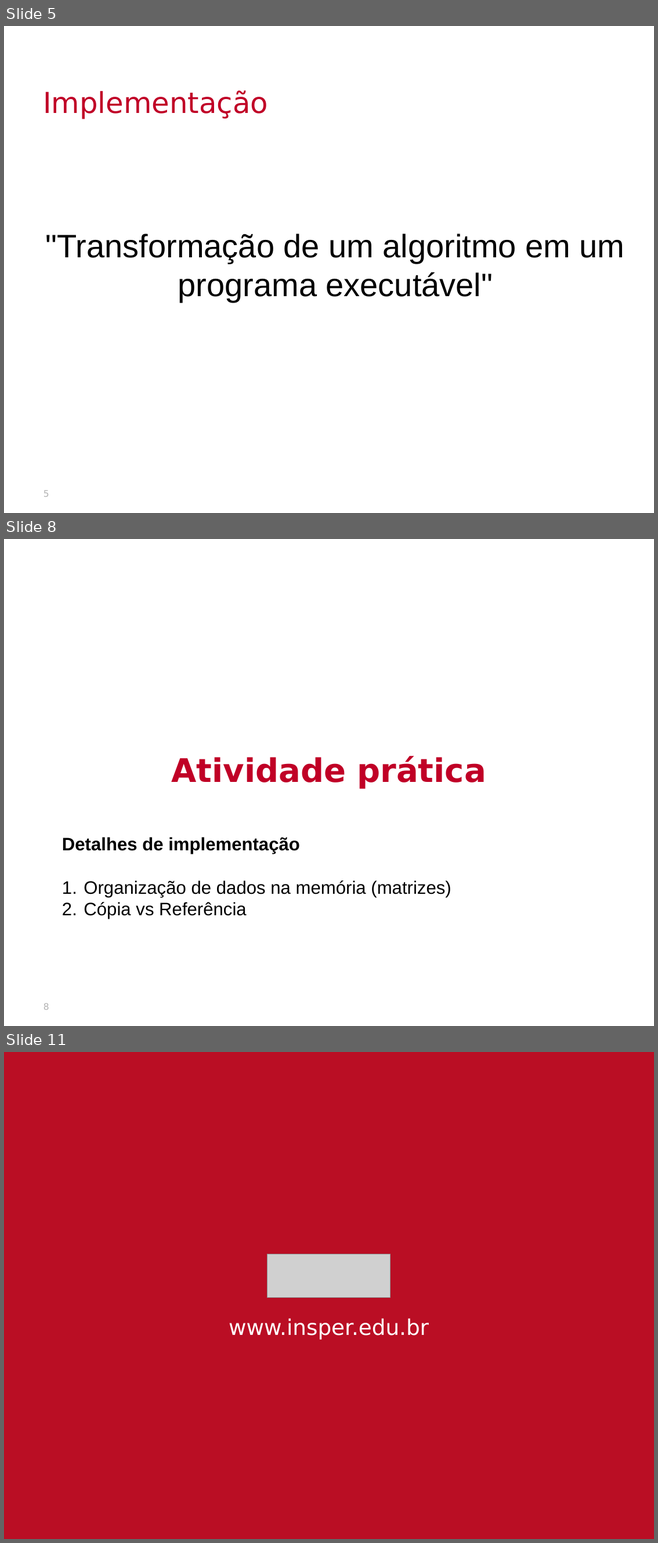
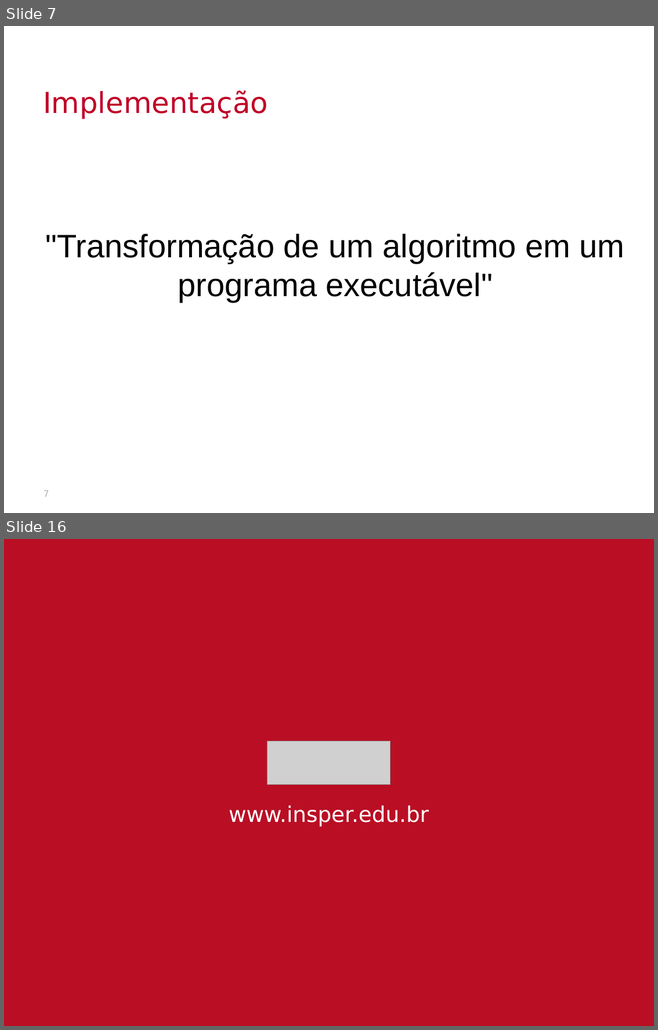
Before and after one commit to thalials/supercomp, a slide deck: aulas/02-desempenho/slides.pptx. Shown one above the other, each under a label of ours: slides 5, 8 and 11 before the commit, slides 7 and 16 after it; the slides between them are not shown. The pictures are 658x1543 and 658x1030 pixels, drawn with LibreOffice and Linux fonts; fonts in the diff are those of the drawing; grey boxes stand for pictures; background and template pictures are left out. Boxes give left, top, right and bottom in pixels: in the first picture for what was removed or moved away, otherwise in the second. Text is boxed around its words. In the diff, an @@ line names an element or a change of style, - is before the commit and + after.

```diff
--- a/aulas/02-desempenho/slides.pptx
+++ b/aulas/02-desempenho/slides.pptx
@@ slide 8 removed at (4,539,654,1026), background picture (left out) @@
@@ text removed at (172,756,486,788) @@
-Atividade prática
@@ text removed at (62,837,451,919) @@
-Detalhes de implementação
-1. Organização de dados na memória (matrizes)
-2. Cópia vs Referência
@@ page number removed at (43,1004,49,1010) @@
-8
@@ what was slide 5 is now slide 7 @@
@@ page number at (43,491,49,497): text changed @@
-5
+7
@@ what was slide 11 is now slide 16 @@
```
Also in this commit, not shown: 2 slides changed, 8 slides added, 2 other slides removed, 27 other files.
